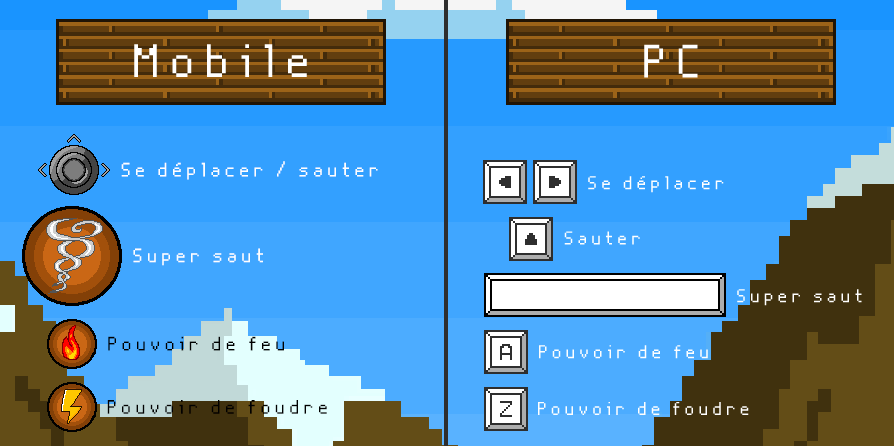
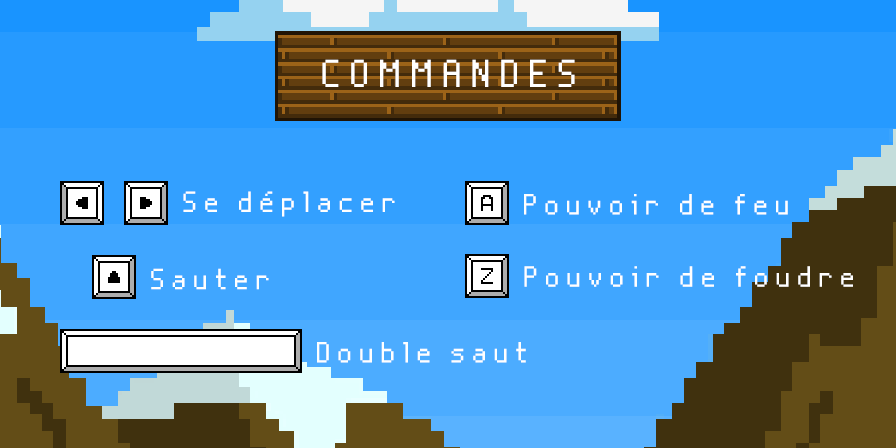
Layer changes from the first 896 x 448 image to the second:
removed layer "Calque 21" over [0, 0, 894, 446]
added layer "Calque 7" above "Calque 6" over [465, 254, 509, 298]
added layer "Calque 6" above "Calque 5" over [465, 181, 509, 225]
added layer "Calque 5" above "Calque 4" over [60, 181, 104, 225]
added layer "Calque 4" above "Calque 3" over [124, 181, 168, 225]
added layer "Calque 3" above "Pouvoir de foudre" over [92, 255, 136, 299]
added layer "Pouvoir de foudre" above "Pouvoir de feu" over [524, 266, 853, 287]
added layer "Pouvoir de feu" above "Double saut" over [524, 194, 788, 215]
added layer "Double saut" above "Sauter" over [317, 342, 526, 363]
added layer "Sauter" above "Se déplacer" over [151, 268, 269, 290]
added layer "Se déplacer" above "Calque 2" over [183, 191, 395, 217]
added layer "Calque 2" above "COMMANDES" over [60, 329, 302, 373]
added layer "COMMANDES" above "Calque 1" over [322, 59, 575, 87]
added layer "Calque 1" above "Arrière-plan" over [275, 31, 621, 121]
added layer "Arrière-plan" over [0, 0, 896, 448]
